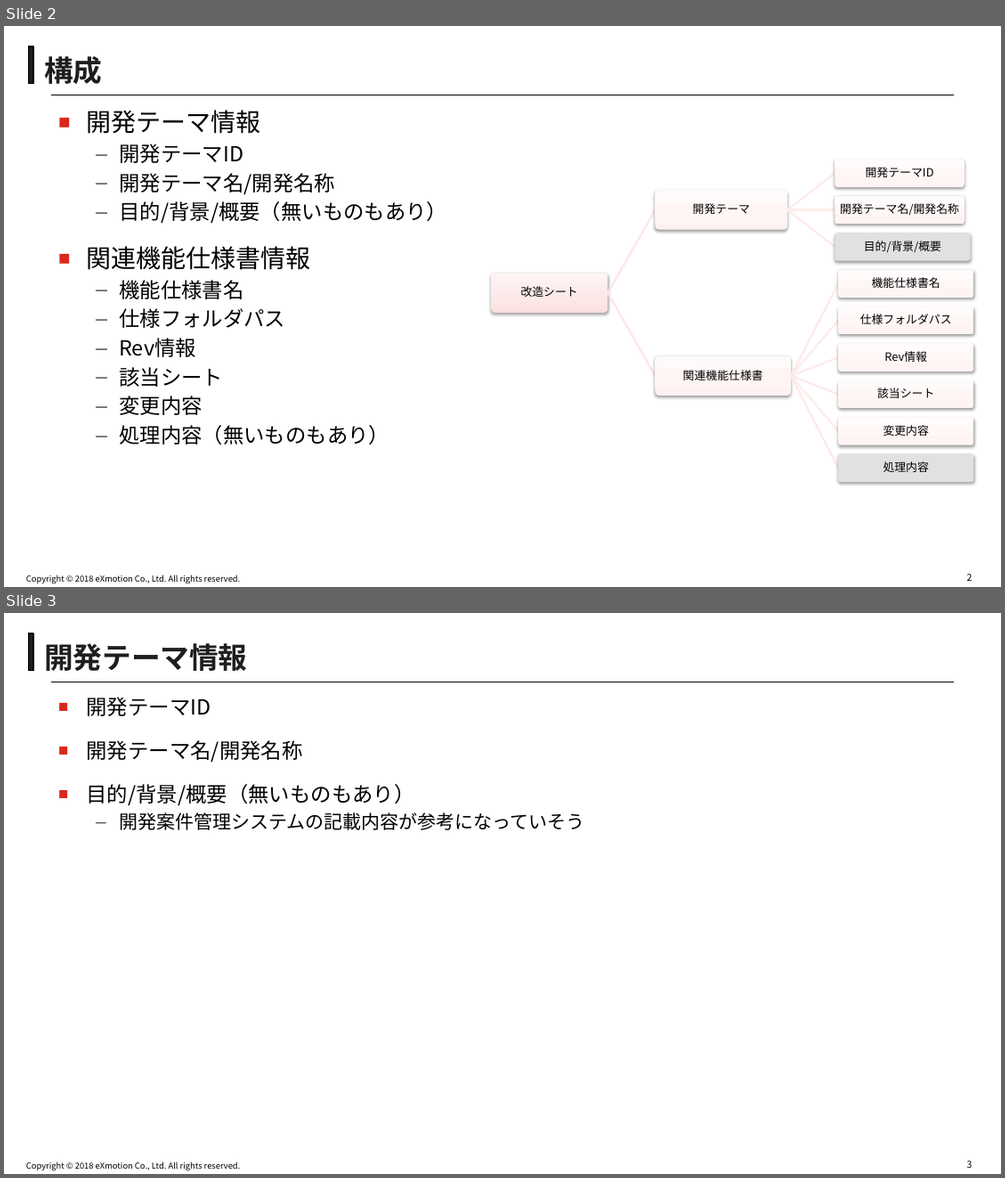
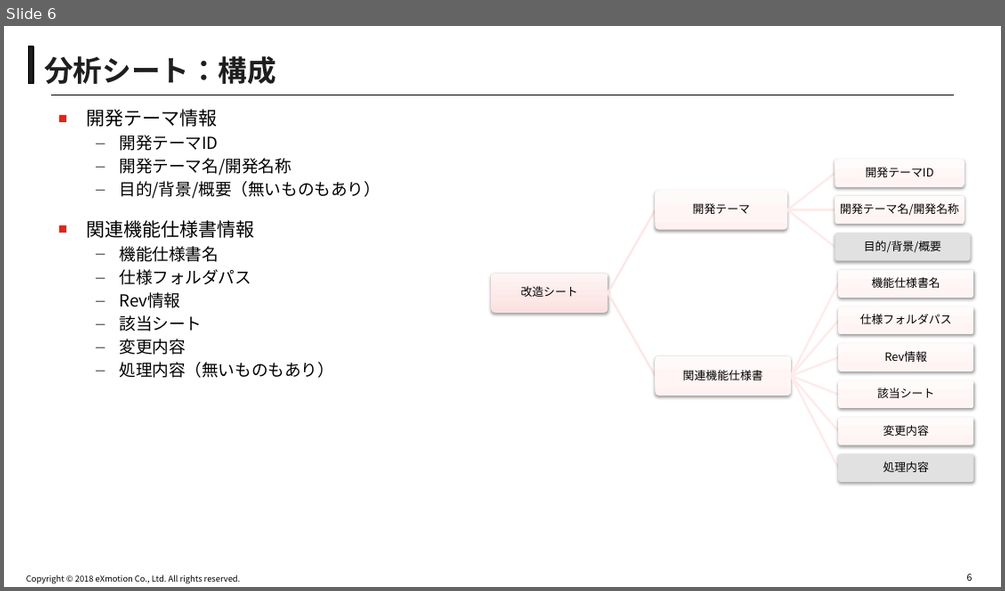
Before and after one commit to akirasueyoshi/nikon_work, a slide deck: 改造シート_exmPC.pptx. Shown one above the other, each under a label of ours: slides 2 and 3 before the commit, slide 6 after it. The pictures are 1005x1178 and 1005x591 pixels, drawn with LibreOffice and Linux fonts; fonts in the diff are those of the drawing; background and template pictures are left out. Boxes give left, top, right and bottom in pixels: in the first picture for what was removed or moved away, otherwise in the second. Text is boxed around its words. In the diff, an @@ line names an element or a change of style, - is before the commit and + after.

```diff
--- a/改造シート_exmPC.pptx
+++ b/改造シート_exmPC.pptx
@@ slide 3 removed at (4, 613, 1001, 1174), background #FFFFFF; not listed: 4 template elements that a slide beside it also shows @@
@@ title removed at (44, 643, 247, 671) @@
-開発テーマ情報
@@ text removed at (87, 697, 584, 830) @@
-■ 開発テーマID
-■ 開発テーマ名/開発名称
-■ 目的/背景/概要（無いものもあり）
-  – 開発案件管理システムの記載内容が参考になっていそう
@@ what was slide 2 is now slide 6 @@
@@ slide 6 changed as well @@
@@ title at (44, 56, 276, 84): text changed @@
-構成
+分析シート：構成
@@ text "開発テーマ情報" at (87, 109, 380, 378): size 24 to 18 pt in "開発テーマ情報", "関連機能仕様書情報"; size 20 to 16 pt in "開発テーマID", "開発テーマ名/開発名称", "目的/背景/概要（無いものもあり）", "機能仕様書名" and 5 more places @@
@@ page number at (967, 573, 972, 580): text changed @@
-2
+6
```
Also in this commit, not shown: 3 other slides changed, 5 slides added.
